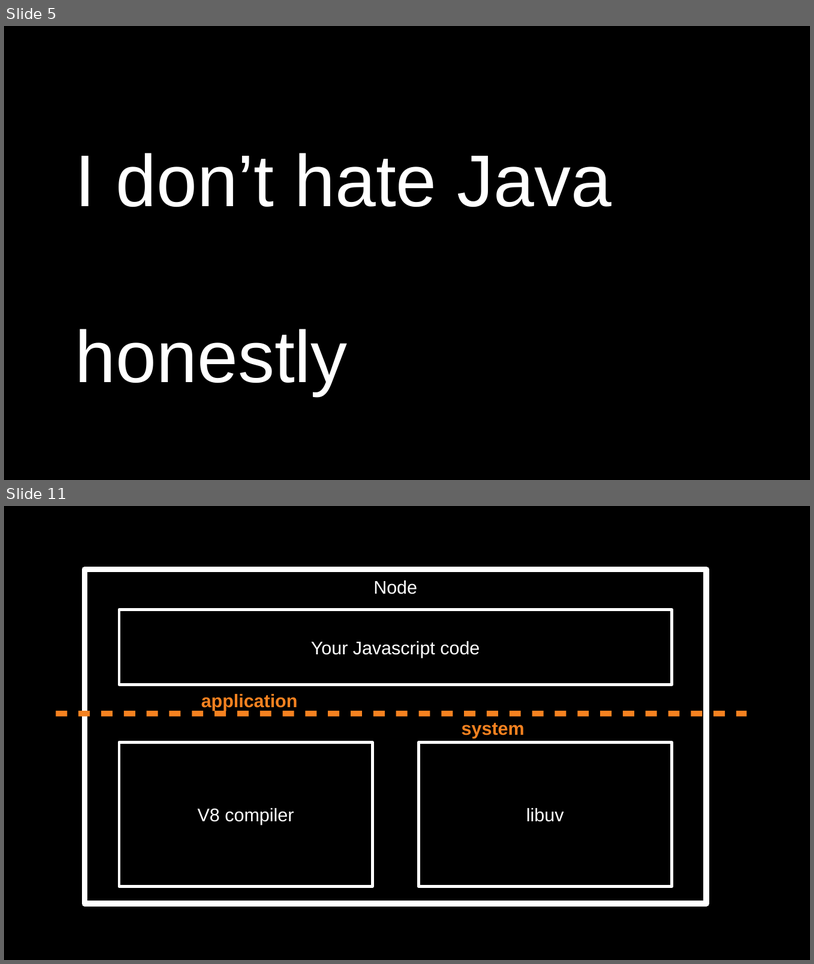
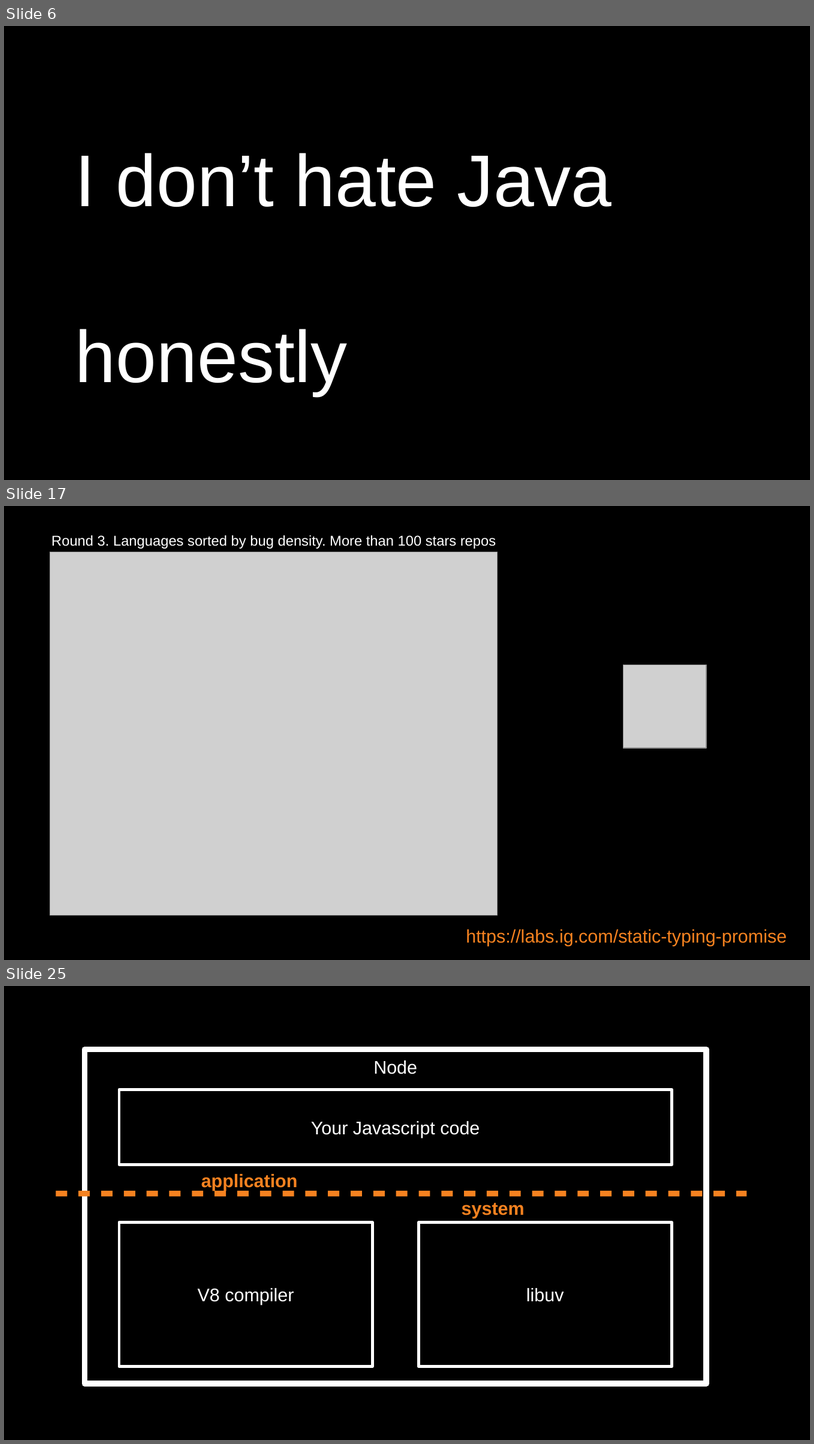
Before and after one commit to numical/jsacademy, a slide deck: session1/Talk1.odp. Shown one above the other, each under a label of ours: slides 5 and 11 before the commit, slides 6, 17 and 25 after it; the slides between them are not shown. The pictures are 814x964 and 814x1444 pixels, drawn with LibreOffice and Linux fonts; fonts in the diff are those of the drawing; grey boxes stand for pictures. Boxes give left, top, right and bottom in pixels: in the first picture for what was removed or moved away, otherwise in the second. Text is boxed around its words. In the diff, an @@ line names an element or a change of style, - is before the commit and + after.

```diff
--- a/session1/Talk1.odp
+++ b/session1/Talk1.odp
@@ slide 17 added at <box>4,506,810,960</box>, background #000000 @@
@@ text added at <box>51,535,496,549</box>, 14 pt, text #FFFFFF @@
+Round 3. Languages sorted by bug density. More than 100 stars repos
@@ picture added at <box>50,552,498,915</box> @@
@@ picture added at <box>624,665,707,748</box> @@
@@ text added at <box>466,929,787,946</box>, 18 pt, text #F58220 @@
+https://labs.ig.com/static-typing-promise
@@ what was slide 5 is now slide 6 @@
@@ what was slide 11 is now slide 25 @@
```
Also in this commit, not shown: 5 slides changed, 17 other slides added, 2 other files.
